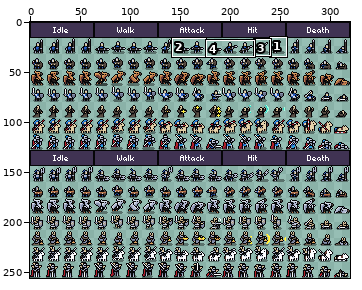
Two versions of one sprite sheet, Assets/Textures/HAS Creature Pack/CastleSpriteSheet.png. Above, an overview of the earlier version with the close-up marked.
Close-up. Before:
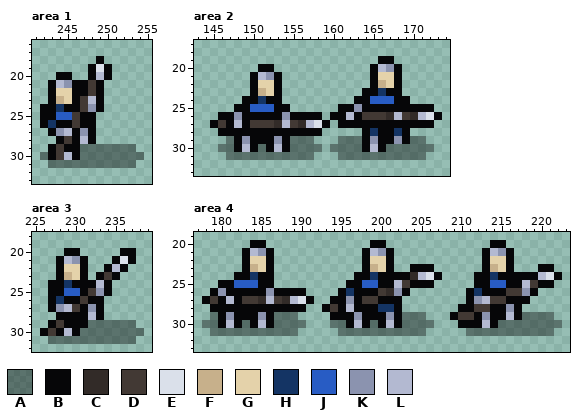
The file is 320x256 pixels. Colours within 5 levels of each other are drawn and written as one. Shown: area 1: x 241..255, y 16..33; area 2: x 143..174, y 17..33; area 3: x 225..239, y 18..32; area 4: x 177..223, y 19..33. The commit also changed other parts of the picture, which this record leaves out.
Palette (. is transparent): A #00000064  B #060608  C #322b28  D #423934  E #dae0ea  F #c7b08b  G #e4d2aa  H #143464  J #285cc4  K #8b93af  L #b3b9d1
Pixels before, area 1, first column x 242:
18 .......B.....
19 ......BEB....
20 ..BB..BLB....
21 .BLKBBDB.....
22 .BGGBBDB.....
23 .BFGBDLB.....
24 BBHBBDKB.....
25 BBJJDBB......
26 BHBBDBB......
27 .BKLBKB......
28 ..BDBLB......
29 .BDBBAAAAAAA.
30 ABDLBAAAAAAAA
31 .AAAAAAAAAAA.
Pixels before, area 2, first column x 145:
19 .....................BB......
20 ......BB............BLKB.....
21 .....BLKB...........BGGB.....
22 .....BGGB...........BFGB.....
23 .....BFGB..........BBHBB.....
24 ....BBHBB.........BBJJJBB....
25 ...BBJJJBB......BBKBBBBBBBBB.
26 .BBKBBBBBKBBBB.BBLBDDDCLDCLEB
27 BDBLBDDDCLDCLEB.BBBBBBBBBBBB.
28 .BBBBBBBBBBBBB.....BHBBHB....
29 ..ABKBBBKBAAA...AAABKBBKBAA..
30 .AABLBABLBAAAA.AAAABLBAAAAAA.
31 ..AAAAAAAAAAA...AAAAAAAAAAA..
Pixels before, area 3, first column x 226:
20 ...BB.....BB.
21 ..BLKB...BEB.
22 ..BGGB..BLB..
23 ..BFGB.BDB...
24 .BBHBBBLB....
25 .BBJJBDKB....
26 .BHBBDBB.....
27 .BKLDBKB.....
28 ..BBBBLB.....
29 .BDBBBAAAAAA.
30 BDBLBAAAAAAAA
31 .AAAAAAAAAAA.
Pixels before, area 4, first column x 178:
20 ......BB.............BB.............BB.......
21 .....BLKB...........BLKB...........BLKB......
22 .....BGGB...........BGGB...........BGGB......
23 .....BFGB...........BFGB..BBB......BFGB...BB.
24 ....BBHBB..........BBHBBBBCLEB....BBHBBBBBLEB
25 ..BBJJJBB.........BBJJBBLDBBB.....BBJJBBLDBB.
26 .BKBBBBBKBBBB....BHBBBDCKB.......BHBBBDDKB...
27 BDBLBDDCLDCLEB..BBKBDDBBB........BKLDDBBB....
28 .BBBBBBBBBBBB..BDBLBBBHHB.......BBDDBBKB.....
29 .ABKBBBKBAAA....BBBKBBBKBAAA...BDDBKBBLBAAAA.
30 AABLBABLBAAAA...AABLBABLBAAAA...BBBLBAAAAAAAA
31 .AAAAAAAAAAA.....AAAAAAAAAAA.....AAAAAAAAAAA.
After:
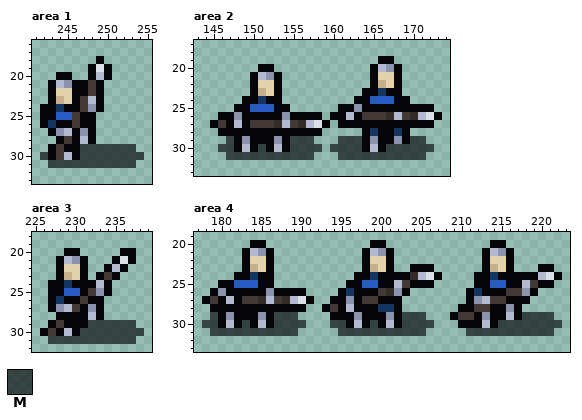
Colours new in this view: M #000000a1
The exact change:
Area 1:
y 29: x 247..253 AAAAAAA -> MMMMMMM
y 30: x 242 A -> M; x 247..254 AAAAAAAA -> MMMMMMMM
y 31: x 243..253 AAAAAAAAAAA -> MMMMMMMMMMM
Area 2:
y 29: x 147 A -> M; x 155..157 AAA -> MMM; x 161..163 AAA -> MMM; x 170..171 AA -> MM
y 30: x 146..147 AA -> MM; x 151 A -> M; x 155..158 AAAA -> MMMM; x 160..163 AAAA -> MMMM; x 167..172 AAAAAA -> MMMMMM
y 31: x 147..157 AAAAAAAAAAA -> MMMMMMMMMMM; x 161..171 AAAAAAAAAAA -> MMMMMMMMMMM
Area 3:
y 29: x 232..237 AAAAAA -> MMMMMM
y 30: x 231..238 AAAAAAAA -> MMMMMMMM
y 31: x 227..237 AAAAAAAAAAA -> MMMMMMMMMMM
Area 4:
y 29: x 179 A -> M; x 187..189 AAA -> MMM; x 203..205 AAA -> MMM; x 218..221 AAAA -> MMMM
y 30: x 178..179 AA -> MM; x 183 A -> M; x 187..190 AAAA -> MMMM; x 194..195 AA -> MM; x 199 A -> M; x 203..206 AAAA -> MMMM; x 215..222 AAAAAAAA -> MMMMMMMM
y 31: x 179..189 AAAAAAAAAAA -> MMMMMMMMMMM; x 195..205 AAAAAAAAAAA -> MMMMMMMMMMM; x 211..221 AAAAAAAAAAA -> MMMMMMMMMMM
Changed places in both close-ups, as pixel boxes (x1, y1, x2, y2):
changed: (40, 144, 144, 168)
changed: (218, 136, 434, 160)
changed: (48, 320, 144, 344)
changed: (202, 312, 434, 336)
changed: (466, 312, 562, 336)
